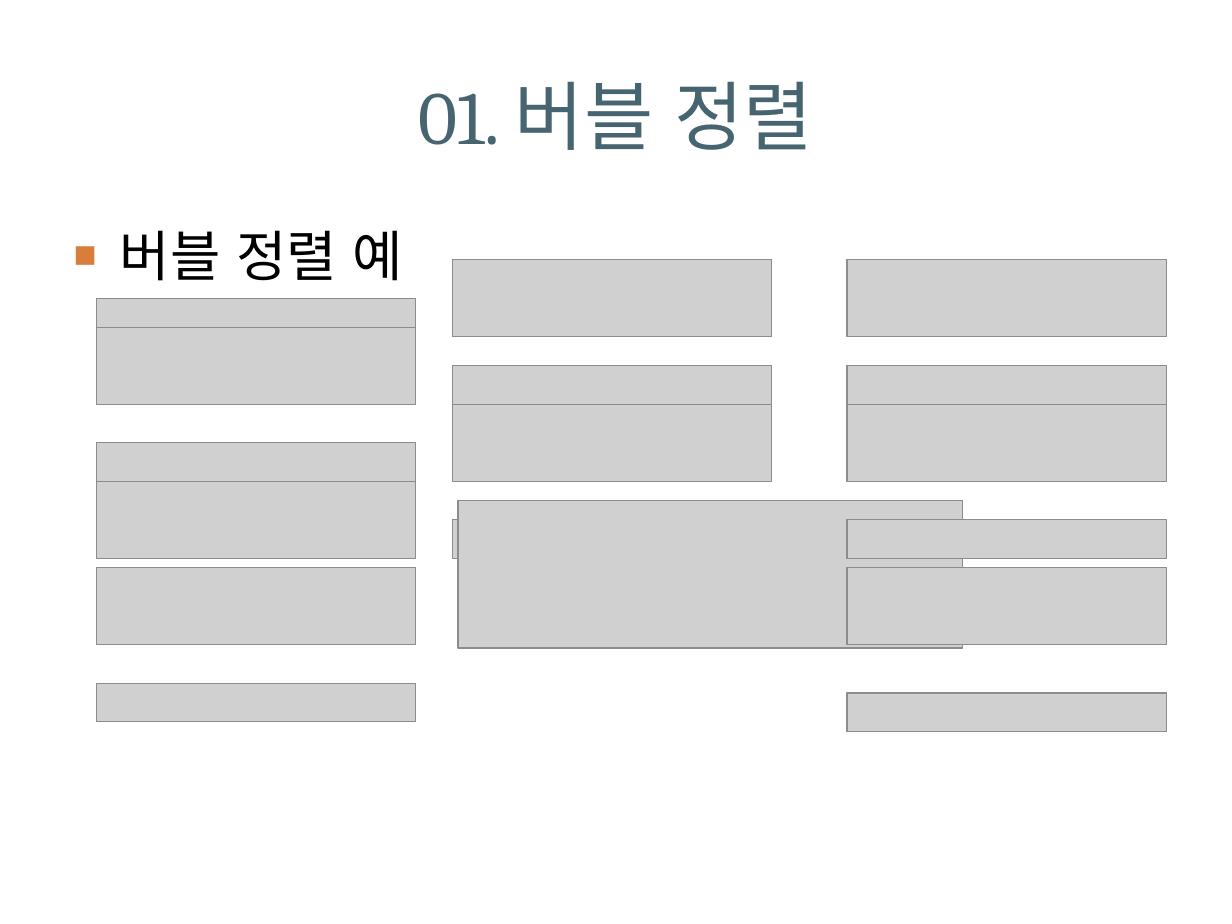
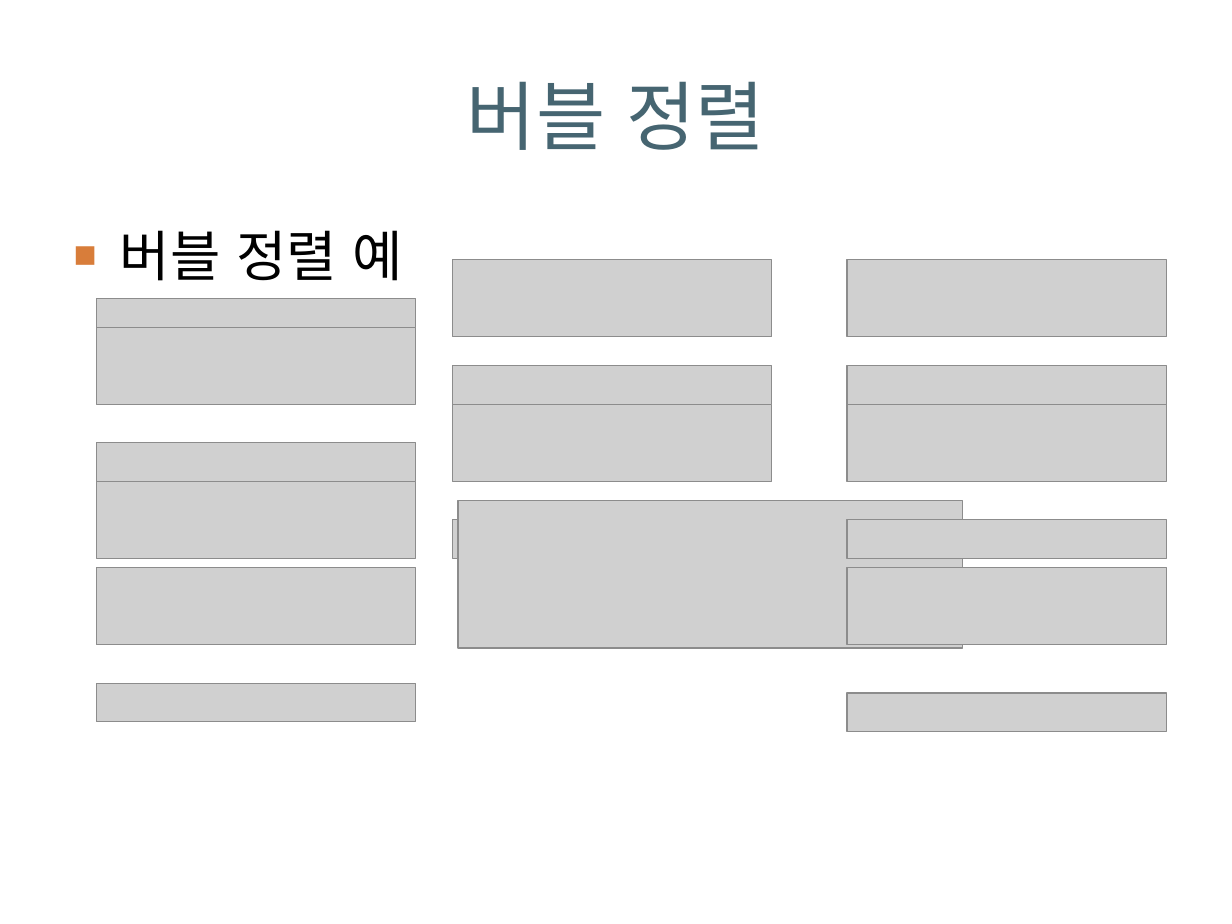
Before and after one commit to dknife/ProgrammingChallenges, a slide deck: slide 4 of LectureNotes/day2.pptx. Drawn at 1232x924 pixels with LibreOffice and Linux fonts; fonts in the diff are those of the drawing; grey boxes stand for pictures; background and template pictures are left out. Boxes give left, top, right and bottom in pixels: in the first picture for what was removed or moved away, otherwise in the second. Text is boxed around its words. In the diff, an @@ line names an element or a change of style, - is before the commit and + after.

```diff
--- a/LectureNotes/day2.pptx
+++ b/LectureNotes/day2.pptx
@@ title at (x1=467, y1=81, x2=765, y2=150): text changed @@
-01. 버블 정렬
+버블 정렬
```
Also in this commit, not shown: 8 other slides changed, 1 other file.
